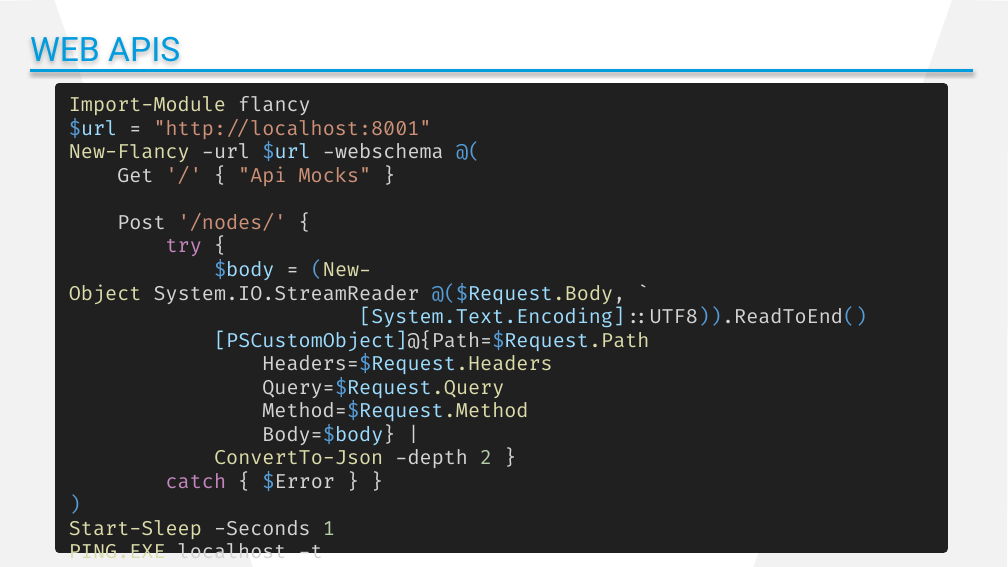
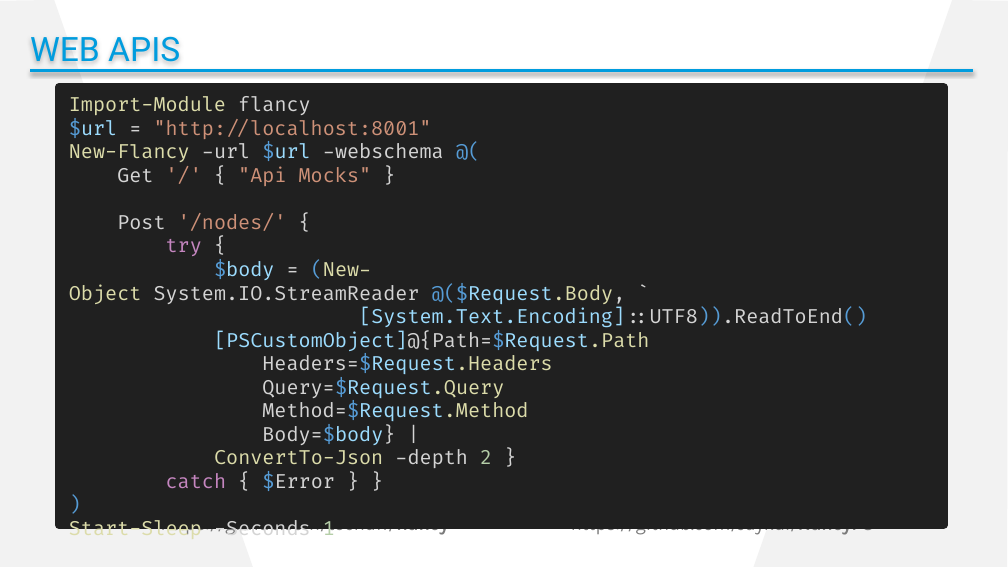
Before and after one commit to cdhunt/pssummit2017-mocking, a slide deck: slide 14 of Summit2017_Mocking.pptx. Drawn at 1008x567 pixels with LibreOffice and Linux fonts; fonts in the diff are those of the drawing; background and template pictures are left out. Boxes give left, top, right and bottom in pixels: in the first picture for what was removed or moved away, otherwise in the second. Text is boxed around its words. In the diff, an @@ line names an element or a change of style, - is before the commit and + after.

```diff
--- a/Summit2017_Mocking.pptx
+++ b/Summit2017_Mocking.pptx
@@ rectangle "Import-Module flancy": place and size @@
-rectangle "Import-Module flancy" at [59, 87, 944, 548]
+rectangle "Import-Module flancy" at [59, 87, 944, 524]
@@ text added at [161, 520, 449, 536], 13 pt, text #7A7A7A @@
+• https://github.com/toenuff/flancy
@@ text added at [571, 529, 874, 536], 13 pt, text #7A7A7A @@
+• https://github.com/Jaykul/NancyPS
@@ text in rectangle at [69, 543, 323, 565]: paragraph removed @@
-PING.EXE localhost -t
```
Also in this commit, not shown: 6 other slides changed, 4 slides removed.
